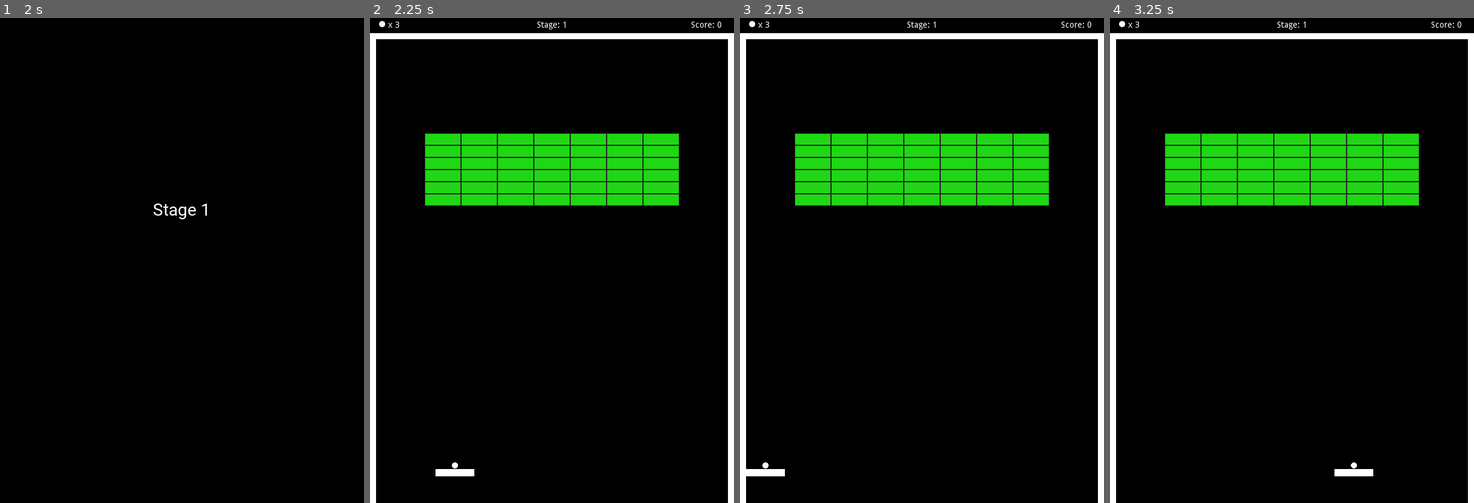
Above: before the commit, frames 1-4 (left to right).
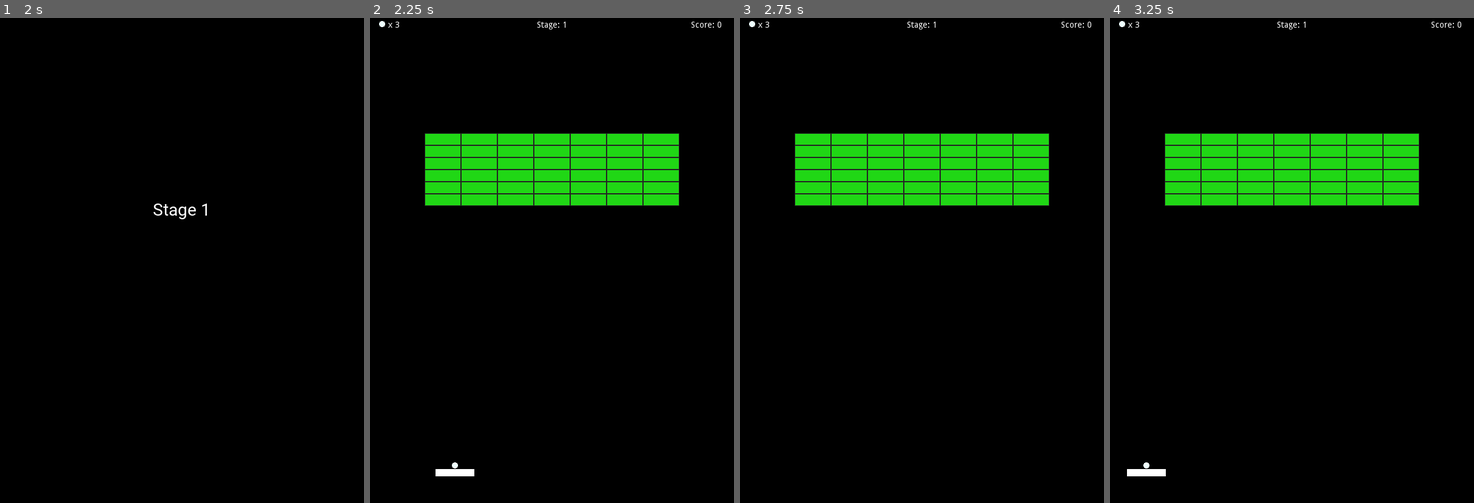
Above: after the commit, the same moments.

Repository: baihakikuncara/arkanoid
Game: Godot game, scene res://Scenes/Home.tscn
Same seed, same stepped clock (60 frames per second), same inputs: the game is played once before the commit and once after it.
Inputs:
- Up to frame 1 (2 s): click "Start" at 0.5 s; tap Enter at 1.25 s; hold Right (ui_right) from 1.28 s (still down)
- Up to frame 2 (2.25 s): tap Space at 2 s; release Right (ui_right) at 2.03 s; hold Left (ui_left) from 2.03 s (still down)
- Up to frame 3 (2.75 s): keep holding Left (ui_left)
- Up to frame 4 (3.25 s): tap Enter at 2.75 s; release Left (ui_left) at 2.78 s; hold Right (ui_right) from 2.78 s (still down)

Frame 1 is identical in both runs. In frame 2, 4.4% of the frame differs, in the area x 0-100%, y 3-100%; in frame 3, 4.6%; in frame 4, 4.8%.

Commit message:
-create Walls scene -rename Wall to WallBrick

Diff:
--- a/Scenes/Home.tscn
+++ b/Scenes/Home.tscn
@@ -1,6 +1,6 @@
 [gd_scene load_steps=3 format=2]
 
-[ext_resource path="res://Scenes/Wall.tscn" type="PackedScene" id=1]
+[ext_resource path="res://Scenes/WallBrick.tscn" type="PackedScene" id=1]
 [ext_resource path="res://Scenes/Home.gd" type="Script" id=2]
 
 [node name="Home" type="Node2D"]
--- a/Scenes/Player.tscn
+++ b/Scenes/Player.tscn
@@ -1,8 +1,7 @@
-[gd_scene load_steps=7 format=2]
+[gd_scene load_steps=6 format=2]
 
 [ext_resource path="res://Scenes/Board.tscn" type="PackedScene" id=1]
 [ext_resource path="res://Scenes/Player.gd" type="Script" id=2]
-[ext_resource path="res://Scenes/Wall.tscn" type="PackedScene" id=3]
 [ext_resource path="res://Scenes/DeathZone.tscn" type="PackedScene" id=4]
 [ext_resource path="res://Scenes/HUD.tscn" type="PackedScene" id=5]
 [ext_resource path="res://Scenes/Splash.tscn" type="PackedScene" id=6]
@@ -26,98 +25,6 @@
 [node name="HUD" parent="." instance=ExtResource( 5 )]
 z_index = 1
 
-[node name="Walls" type="Node2D" parent="."]
-z_index = 1
-__meta__ = {
-"_edit_group_": true,
-"_edit_lock_": true
-}
-
-[node name="Top" type="Node2D" parent="Walls"]
-position = Vector2( 0, 30 )
-
-[node name="DummyWall" parent="Walls/Top" instance=ExtResource( 3 )]
-
-[node name="DummyWall2" parent="Walls/Top" instance=ExtResource( 3 )]
-position = Vector2( 100, 0 )
-
-[node name="DummyWall3" parent="Walls/Top" instance=ExtResource( 3 )]
-position = Vector2( 200, 0 )
-
-[node name="DummyWall4" parent="Walls/Top" instance=ExtResource( 3 )]
-position = Vector2( 300, 0 )
-
-[node name="DummyWall5" parent="Walls/Top" instance=ExtResource( 3 )]
-position = Vector2( 400, 0 )
-
-[node name="DummyWall6" parent="Walls/Top" instance=ExtResource( 3 )]
-position = Vector2( 500, 0 )
-
-[node name="DummyWall7" parent="Walls/Top" instance=ExtResource( 3 )]
-position = Vector2( 600, 0 )
-
-[node name="Left" type="Node2D" parent="Walls"]
-position = Vector2( 5, -15 )
-rotation = 1.5708
-
-[node name="DummyWall" parent="Walls/Left" instance=ExtResource( 3 )]
-visible = false
-
-[node name="DummyWall2" parent="Walls/Left" instance=ExtResource( 3 )]
-position = Vector2( 100, 0 )
-
-[node name="DummyWall3" parent="Walls/Left" instance=ExtResource( 3 )]
-position = Vector2( 200, 0 )
-
-[node name="DummyWall4" parent="Walls/Left" instance=ExtResource( 3 )]
-position = Vector2( 300, 0 )
-
-[node name="DummyWall5" parent="Walls/Left" instance=ExtResource( 3 )]
-position = Vector2( 400, 0 )
-
-[node name="DummyWall6" parent="Walls/Left" instance=ExtResource( 3 )]
-position = Vector2( 500, 0 )
-
-[node name="DummyWall7" parent="Walls/Left" instance=ExtResource( 3 )]
-position = Vector2( 600, 0 )
-
-[node name="DummyWall8" parent="Walls/Left" instance=ExtResource( 3 )]
-position = Vector2( 700, 0 )
-
-[node name="DummyWall9" parent="Walls/Left" instance=ExtResource( 3 )]
-position = Vector2( 800, 0 )
-
-[node name="Right" type="Node2D" parent="Walls"]
-position = Vector2( 595, -15 )
-rotation = 1.5708
-
-[node name="DummyWall" parent="Walls/Right" instance=ExtResource( 3 )]
-visible = false
-
-[node name="DummyWall2" parent="Walls/Right" instance=ExtResource( 3 )]
-position = Vector2( 100, 0 )
-
-[node name="DummyWall3" parent="Walls/Right" instance=ExtResource( 3 )]
-position = Vector2( 200, 0 )
-
-[node name="DummyWall4" parent="Walls/Right" instance=ExtResource( 3 )]
-position = Vector2( 300, 0 )
-
-[node name="DummyWall5" parent="Walls/Right" instance=ExtResource( 3 )]
-position = Vector2( 400, 0 )
-
-[node name="DummyWall6" parent="Walls/Right" instance=ExtResource( 3 )]
-position = Vector2( 500, 0 )
-
-[node name="DummyWall7" parent="Walls/Right" instance=ExtResource( 3 )]
-position = Vector2( 600, 0 )
-
-[node name="DummyWall8" parent="Walls/Right" instance=ExtResource( 3 )]
-position = Vector2( 700, 0 )
-
-[node name="DummyWall9" parent="Walls/Right" instance=ExtResource( 3 )]
-position = Vector2( 800, 0 )
-
 [node name="Background" type="Polygon2D" parent="."]
 color = Color( 0, 0, 0, 1 )
 polygon = PoolVector2Array( -10, -10, 610, -10, 610, 810, -10, 810 )
--- a/Scenes/Wall.tscn
+++ b/Scenes/WallBrick.tscn
@@ -3,7 +3,7 @@
 [sub_resource type="RectangleShape2D" id=1]
 extents = Vector2( 50, 5 )
 
-[node name="DummyWall" type="StaticBody2D"]
+[node name="WallBrick" type="StaticBody2D"]
 
 [node name="CollisionShape2D" type="CollisionShape2D" parent="."]
 shape = SubResource( 1 )
--- /dev/null
+++ b/Scenes/Walls.tscn
@@ -0,0 +1,90 @@
+[gd_scene load_steps=2 format=2]
+
+[ext_resource path="res://Scenes/WallBrick.tscn" type="PackedScene" id=1]
+
+[node name="Walls" type="Node2D"]
+
+[node name="Top" type="Node2D" parent="."]
+position = Vector2( 0, 30 )
+
+[node name="DummyWall" parent="Top" instance=ExtResource( 1 )]
+
+[node name="DummyWall2" parent="Top" instance=ExtResource( 1 )]
+position = Vector2( 100, 0 )
+
+[node name="DummyWall3" parent="Top" instance=ExtResource( 1 )]
+position = Vector2( 200, 0 )
+
+[node name="DummyWall4" parent="Top" instance=ExtResource( 1 )]
+position = Vector2( 300, 0 )
+
+[node name="DummyWall5" parent="Top" instance=ExtResource( 1 )]
+position = Vector2( 400, 0 )
+
+[node name="DummyWall6" parent="Top" instance=ExtResource( 1 )]
+position = Vector2( 500, 0 )
+
+[node name="DummyWall7" parent="Top" instance=ExtResource( 1 )]
+position = Vector2( 600, 0 )
+
+[node name="Left" type="Node2D" parent="."]
+position = Vector2( 5, -15 )
+rotation = 1.5708
+
+[node name="DummyWall" parent="Left" instance=ExtResource( 1 )]
+visible = false
+
+[node name="DummyWall2" parent="Left" instance=ExtResource( 1 )]
+position = Vector2( 100, 0 )
+
+[node name="DummyWall3" parent="Left" instance=ExtResource( 1 )]
+position = Vector2( 200, 0 )
+
+[node name="DummyWall4" parent="Left" instance=ExtResource( 1 )]
+position = Vector2( 300, 0 )
+
+[node name="DummyWall5" parent="Left" instance=ExtResource( 1 )]
+position = Vector2( 400, 0 )
+
+[node name="DummyWall6" parent="Left" instance=ExtResource( 1 )]
+position = Vector2( 500, 0 )
+
+[node name="DummyWall7" parent="Left" instance=ExtResource( 1 )]
+position = Vector2( 600, 0 )
+
+[node name="DummyWall8" parent="Left" instance=ExtResource( 1 )]
+position = Vector2( 700, 0 )
+
+[node name="DummyWall9" parent="Left" instance=ExtResource( 1 )]
+position = Vector2( 800, 0 )
+
+[node name="Right" type="Node2D" parent="."]
+position = Vector2( 595, -15 )
+rotation = 1.5708
+
+[node name="DummyWall" parent="Right" instance=ExtResource( 1 )]
+visible = false
+
+[node name="DummyWall2" parent="Right" instance=ExtResource( 1 )]
+position = Vector2( 100, 0 )
+
+[node name="DummyWall3" parent="Right" instance=ExtResource( 1 )]
+position = Vector2( 200, 0 )
+
+[node name="DummyWall4" parent="Right" instance=ExtResource( 1 )]
+position = Vector2( 300, 0 )
+
+[node name="DummyWall5" parent="Right" instance=ExtResource( 1 )]
+position = Vector2( 400, 0 )
+
+[node name="DummyWall6" parent="Right" instance=ExtResource( 1 )]
+position = Vector2( 500, 0 )
+
+[node name="DummyWall7" parent="Right" instance=ExtResource( 1 )]
+position = Vector2( 600, 0 )
+
+[node name="DummyWall8" parent="Right" instance=ExtResource( 1 )]
+position = Vector2( 700, 0 )
+
+[node name="DummyWall9" parent="Right" instance=ExtResource( 1 )]
+position = Vector2( 800, 0 )
